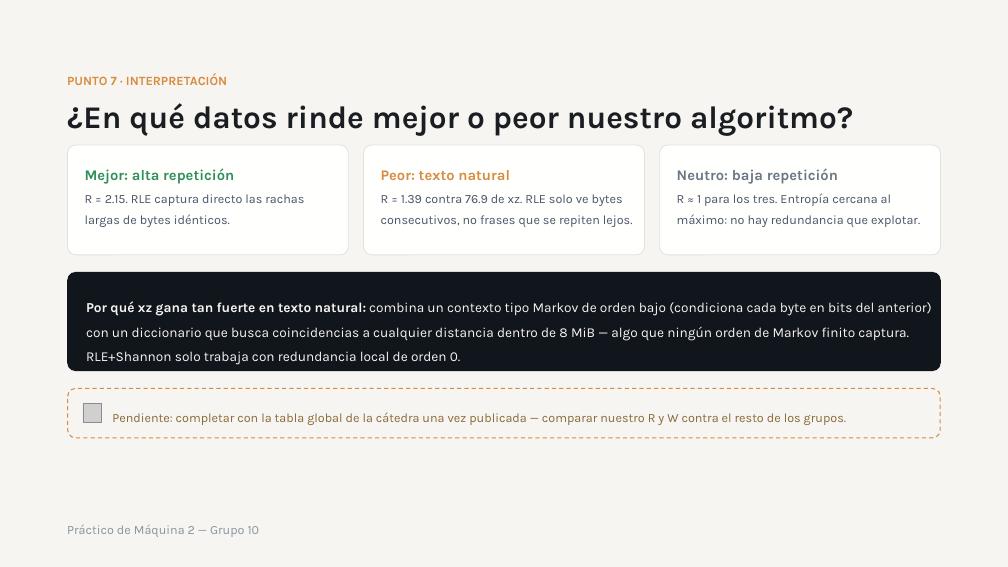
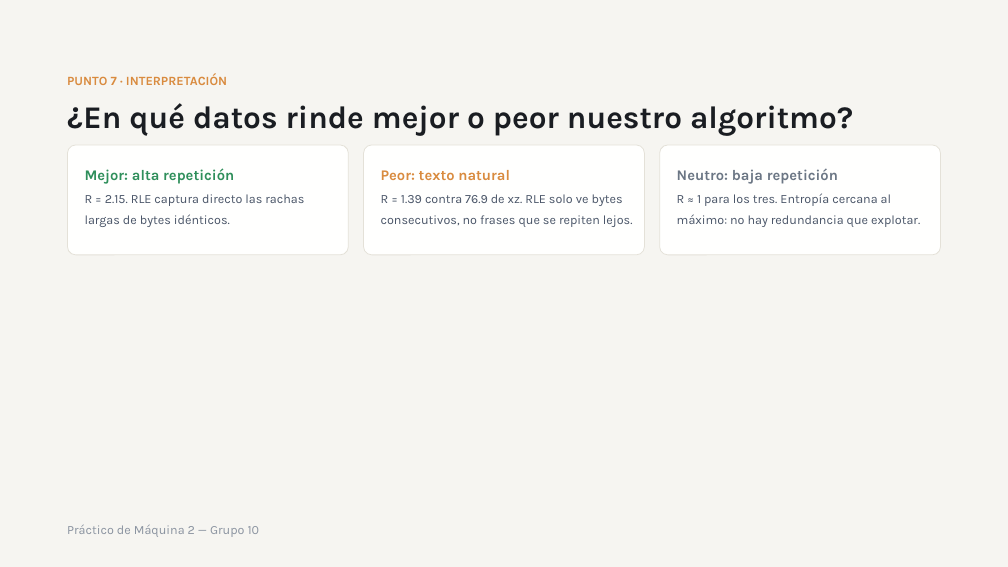
Before and after one commit to BaltasarOrtiz/FACULTAD-FCEFN, a slide deck: slide 17 of Teoria de la Información/Parcial 1/Presentaciones/Práctico de Máquina 2 — RLE+Shannon vs xz.pptx (slide 11 before the commit). Drawn at 1008x567 pixels with LibreOffice and Linux fonts; fonts in the diff are those of the drawing; grey boxes stand for pictures. Boxes give left, top, right and bottom in pixels: in the first picture for what was removed or moved away, otherwise in the second. Text is boxed around its words. In the diff, an @@ line names an element or a change of style, - is before the commit and + after.

```diff
--- a/Teoria de la Información/Parcial 1/Presentaciones/Práctico de Máquina 2 — RLE+Shannon vs xz.pptx
+++ b/Teoria de la Información/Parcial 1/Presentaciones/Práctico de Máquina 2 — RLE+Shannon vs xz.pptx
@@ rounded rectangle removed at [67,272,941,371] @@
-Por qué xz gana tan fuerte en texto natural: combina un contexto tipo Markov de orden bajo (condiciona cada byte en bits del anterior) con un diccionario que busca coincidencias a cualquier distancia dentro de 8 MiB — algo que ningún orden de Markov finito captura. RLE+Shannon solo trabaja con redundancia local de orden 0.
@@ rounded rectangle removed at [68,389,941,438] @@
@@ picture removed at [83,404,102,423] @@
@@ text removed at [112,412,846,425] @@
-Pendiente: completar con la tabla global de la cátedra una vez publicada — comparar nuestro R y W contra el resto de los grupos.
```
Also in this commit, not shown: 6 other slides changed, 7 slides added, 2 slides removed, 4 other files.
